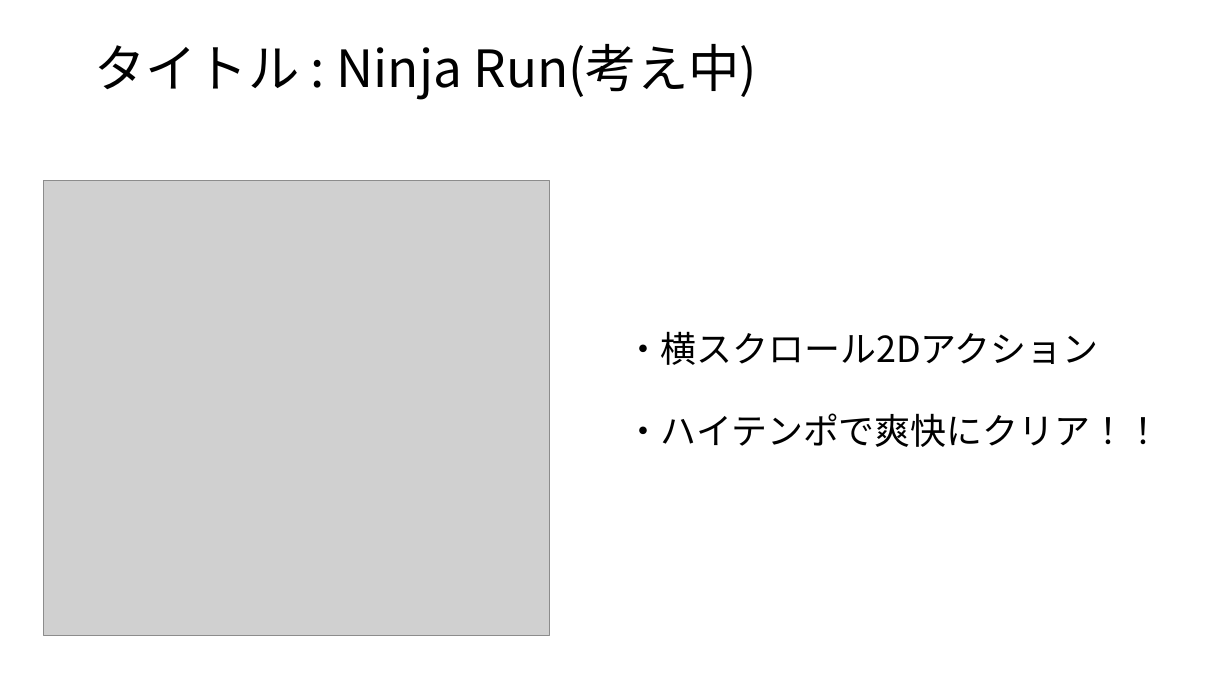
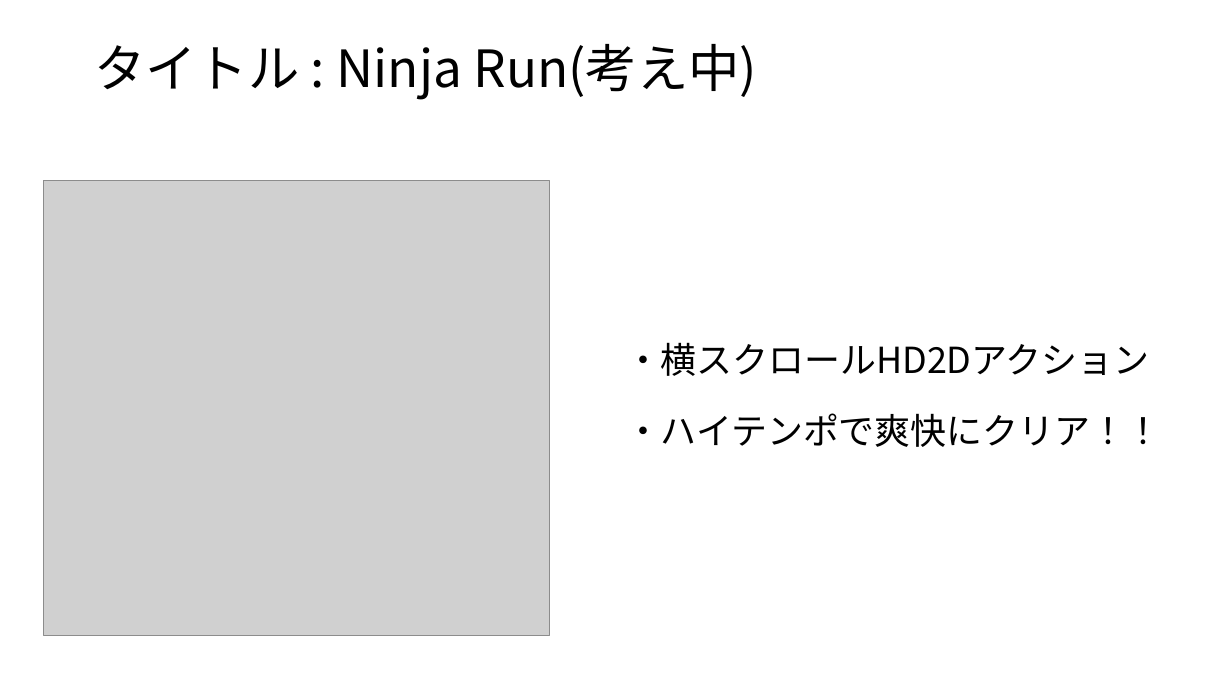
Before and after one commit to Shingo-Takenaka/Employment-work, a slide deck: slide 1 of 企画書/就職作品企画書.pptx. Drawn at 1232x693 pixels with LibreOffice and Linux fonts; fonts in the diff are those of the drawing; grey boxes stand for pictures. Boxes give left, top, right and bottom in pixels: in the first picture for what was removed or moved away, otherwise in the second. Text is boxed around its words. In the diff, an @@ line names an element or a change of style, - is before the commit and + after.

```diff
--- a/企画書/就職作品企画書.pptx
+++ b/企画書/就職作品企画書.pptx
@@ text at [625, 342, 1149, 376]: text changed @@
-・横スクロール2Dアクション
+・横スクロールHD2Dアクション
```
Also in this commit, not shown: 15 other files.
